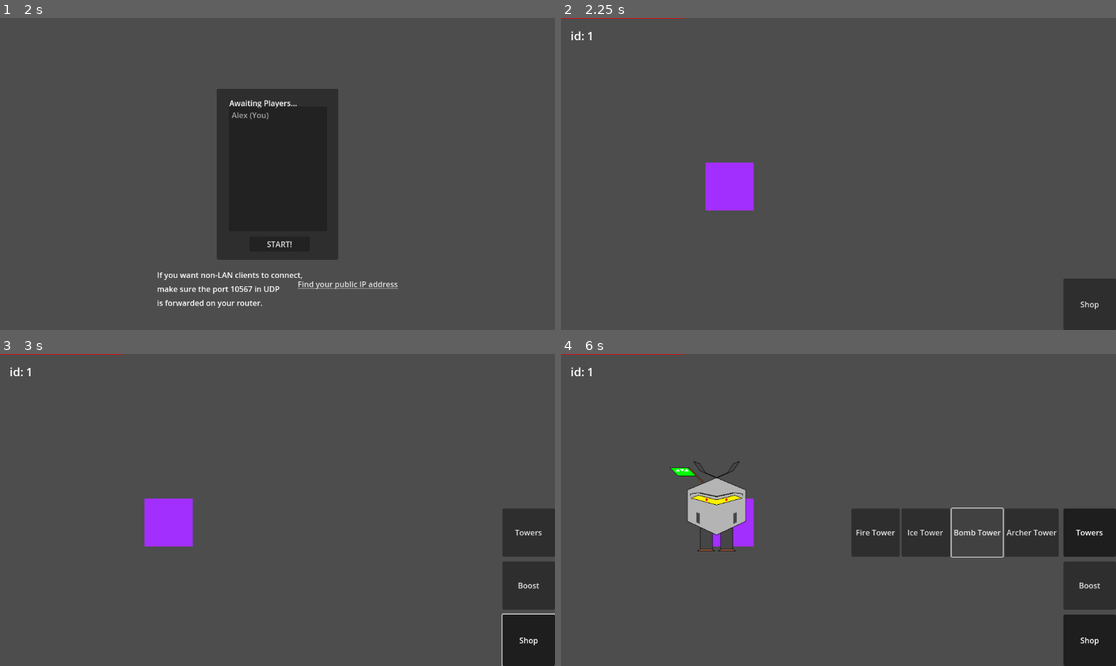
Above: before the commit, frames 1-4 (two rows, left to right).
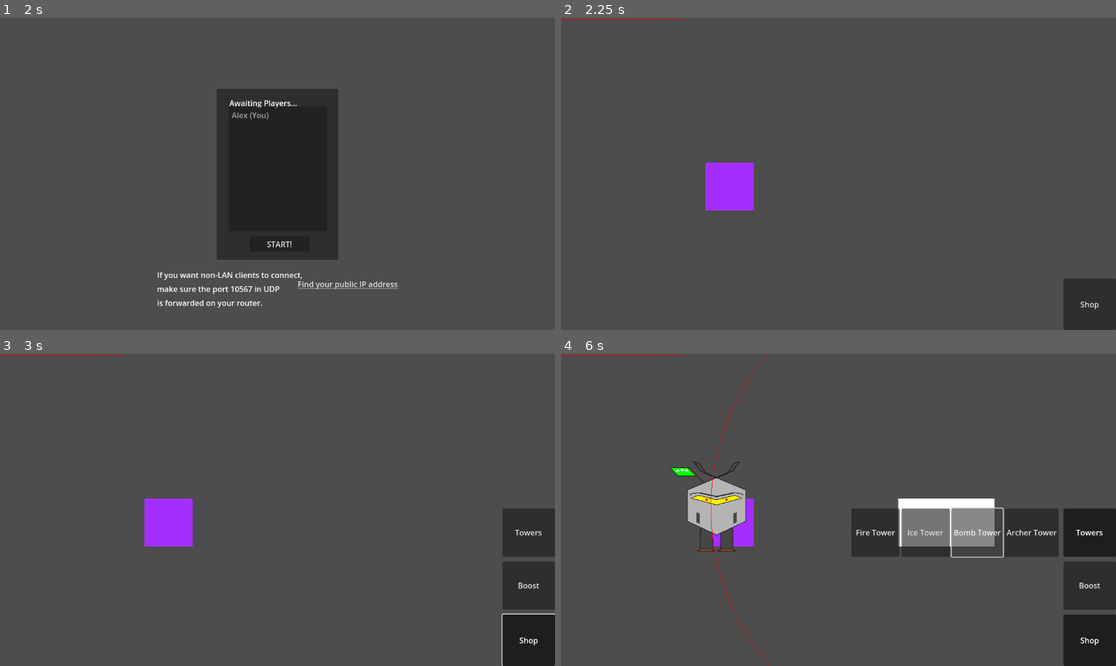
Above: after the commit, the same moments.

Repository: m-conti/melonjam2023
Game: Godot game, scene res://game.tscn
The game is run twice, just before and just after one commit, with the same random seed, the same clock (stepped at 60 frames per second) and the same inputs.
Inputs (mouse positions are in pixels of both pictures, inside the frame that each line leads up to):
- Up to frame 1 (2 s): click (255, 155) at 0.52 s; type "Alex" at 0.6 s; click "Host" at 1.25 s
- Up to frame 2 (2.25 s): click "START!" at 2 s
- Up to frame 3 (3 s): click "Shop" at 2.75 s
- Up to frame 4 (6 s): click "Towers" at 3.5 s; click "Fire Tower" at 4.25 s; click "Ice Tower" at 5 s; click "Bomb Tower" at 5.75 s

Frame 1 is identical in both runs. In frame 2, less than 0.1% of the frame differs, in the area x 1-6%, y 4-8%; in frame 3, less than 0.1%; in frame 4, 2.8%, in the area x 1-79%, y 0-100%.
Error before the commit: Cannot call method 'instantiate' on a null value. (res://HUD/Buttons/PlaceOnMap.gd:10)

Commit message:
add armored

Diff:
--- a/Enemies/Enemy.gd
+++ b/Enemies/Enemy.gd
@@ -2,7 +2,7 @@
 class_name Enemy
 
 @export var armor: int = 0
-@export var speed: int = 5 # px / s
+@export var speed: int = 10 # px / s
 @export var hp: int = 10
 
 @export var fly: bool = false
--- /dev/null
+++ b/Enemies/Modifiers/Armor/Armor.gd
@@ -0,0 +1,16 @@
+extends Modifier
+class_name ArmorModifier
+
+var armor_mod: int
+
+func _init(enemy: Enemy, duration: float = -1., args: Array = []):
+	armor_mod = args[0]
+	super._init(enemy, duration, args)
+
+
+func apply_modifier(target: Enemy):
+	target.armor += armor_mod
+
+
+func unapply_modifier(target: Enemy):
+	target.armor -= armor_mod
--- a/Enemies/Modifiers/Armored/Armored.tscn
+++ b/Enemies/Modifiers/Armor/Armor.tscn
@@ -1,6 +1,6 @@
 [gd_scene load_steps=2 format=3 uid="uid://b07b5r7tyyf34"]
 
-[ext_resource type="Script" path="res://Enemies/Modifiers/Armored/Armored.gd" id="1_7c3eq"]
+[ext_resource type="Script" path="res://Enemies/Modifiers/Armor/Armor.gd" id="1_7c3eq"]
 
 [node name="Armored" type="Node"]
 script = ExtResource("1_7c3eq")
--- a/Enemies/Modifiers/Armored/Armored.gd
+++ /dev/null
@@ -1,8 +0,0 @@
-extends Modifier
-
-var armor_mod = 5
-var speed_mod = -1
-
-func apply_modifier(target):
-	target.armor += armor_mod
-	target.speed += speed_mod
--- /dev/null
+++ b/HUD/Buttons/ArmoredButton.gd
@@ -0,0 +1,12 @@
+extends ButtonShop
+class_name ArmoredButton
+
+@export var duration: float = 20 # in seconds
+@export var armor_mod: int = 10
+@export var speed_mod: float = 0.9
+
+func _on_pressed():
+	for child in map.get_children():
+		if child is Enemy:
+			ArmorModifier.new(child, duration, [armor_mod])
+			SpeedModifier.new(child, duration, [speed_mod])
--- /dev/null
+++ b/HUD/Buttons/ButtonShop.gd
@@ -0,0 +1,12 @@
+extends Button
+class_name ButtonShop
+
+@onready var map: Map = get_node("../../../../../..")
+
+
+func _on_pressed():
+	pass
+
+
+func _ready():
+	pressed.connect(_on_pressed)
--- a/HUD/Buttons/PlaceOnMap.gd
+++ b/HUD/Buttons/PlaceOnMap.gd
@@ -1,9 +1,8 @@
-extends Button
+extends ButtonShop
 class_name PlaceOnMap
 
 @export var instance: PackedScene
 var ghost: Node2D = null
-@onready var map: Map = get_node("../../../../../..")
 
 
 func _on_pressed():
--- a/HUD/HUD.tscn
+++ b/HUD/HUD.tscn
@@ -1,10 +1,15 @@
-[gd_scene load_steps=12 format=3 uid="uid://dr5tn4o0pbc0o"]
+[gd_scene load_steps=17 format=3 uid="uid://dr5tn4o0pbc0o"]
 
-[ext_resource type="Script" path="res://HUD/HUD.gd" id="1_3yk4g"]
 [ext_resource type="Script" path="res://HUD/Buttons/MenuBar.gd" id="1_vcj4m"]
-[ext_resource type="ButtonGroup" path="res://HUD/Buttons/SubShop.tres" id="2_2hxj8"]
+[ext_resource type="ButtonGroup" uid="uid://pevhaqpsd8fq" path="res://HUD/Buttons/SubShop.tres" id="2_2hxj8"]
 [ext_resource type="Script" path="res://HUD/Buttons/TowerButton.gd" id="3_yfwwx"]
+[ext_resource type="PackedScene" uid="uid://cnkovvaqbfwqo" path="res://Towers/FireTower.tscn" id="4_n7tev"]
+[ext_resource type="PackedScene" uid="uid://cuhygbww0otik" path="res://Towers/IceTower.tscn" id="5_tdlmk"]
+[ext_resource type="PackedScene" uid="uid://cgiry6ketavbj" path="res://Towers/BombTower.tscn" id="6_158jl"]
+[ext_resource type="PackedScene" uid="uid://7pnedj7wsgrh" path="res://Towers/ArcherTower.tscn" id="7_pdln5"]
 [ext_resource type="Script" path="res://HUD/Buttons/SpawnerButton.gd" id="8_ok5js"]
+[ext_resource type="PackedScene" uid="uid://pwltt60ecspc" path="res://Entities/Spawner.tscn" id="9_f0wej"]
+[ext_resource type="Script" path="res://HUD/Buttons/ArmoredButton.gd" id="10_7rkon"]
 
 [sub_resource type="Gradient" id="Gradient_0lmct"]
 colors = PackedColorArray(1, 1, 1, 1, 1, 1, 1, 1)
@@ -26,7 +31,6 @@
 gradient = SubResource("Gradient_kfhv5")
 
 [node name="HUD" type="CanvasLayer"]
-script = ExtResource("1_3yk4g")
 
 [node name="Shop" type="Button" parent="."]
 anchors_preset = 3
@@ -73,6 +77,7 @@
 size_flags_vertical = 3
 text = "Fire Tower"
 script = ExtResource("3_yfwwx")
+instance = ExtResource("4_n7tev")
 
 [node name="Ice Tower" type="Button" parent="Shop/BoxContainer/Towers/BoxContainer"]
 custom_minimum_size = Vector2(100, 2.08165e-12)
@@ -80,6 +85,7 @@
 size_flags_vertical = 3
 text = "Ice Tower"
 script = ExtResource("3_yfwwx")
+instance = ExtResource("5_tdlmk")
 
 [node name="Bomb Tower" type="Button" parent="Shop/BoxContainer/Towers/BoxContainer"]
 custom_minimum_size = Vector2(100, 2.08165e-12)
@@ -87,6 +93,7 @@
 size_flags_vertical = 3
 text = "Bomb Tower"
 script = ExtResource("3_yfwwx")
+instance = ExtResource("6_158jl")
 
 [node name="Archer Tower" type="Button" parent="Shop/BoxContainer/Towers/BoxContainer"]
 custom_minimum_size = Vector2(100, 2.08165e-12)
@@ -94,6 +101,7 @@
 size_flags_vertical = 3
 text = "Archer Tower"
 script = ExtResource("3_yfwwx")
+instance = ExtResource("7_pdln5")
 
 [node name="Boost" type="Button" parent="Shop/BoxContainer"]
 custom_minimum_size = Vector2(2.08165e-12, 100)
@@ -118,6 +126,14 @@
 size_flags_vertical = 3
 text = "Spawner"
 script = ExtResource("8_ok5js")
+instance = ExtResource("9_f0wej")
+
+[node name="Armored" type="Button" parent="Shop/BoxContainer/Boost/BoxContainer"]
+custom_minimum_size = Vector2(100, 2.08165e-12)
+layout_mode = 2
+size_flags_vertical = 3
+text = "Armored"
+script = ExtResource("10_7rkon")
 
 [node name="TextureProgressBar" type="TextureProgressBar" parent="."]
 offset_right = 494.0
@@ -125,22 +141,6 @@
 texture_under = SubResource("GradientTexture1D_dhemu")
 texture_over = SubResource("GradientTexture1D_u4do2")
 texture_progress = SubResource("GradientTexture1D_2fl7i")
-
-[node name="TopLeftContainer" type="MarginContainer" parent="."]
-offset_right = 40.0
-offset_bottom = 40.0
-theme_override_constants/margin_left = 20
-theme_override_constants/margin_top = 20
-theme_override_constants/margin_right = 20
-theme_override_constants/margin_bottom = 20
-
-[node name="UserDetail" type="VBoxContainer" parent="TopLeftContainer"]
-layout_mode = 2
-
-[node name="Name" type="Label" parent="TopLeftContainer/UserDetail"]
-layout_mode = 2
-theme_override_font_sizes/font_size = 24
-text = "Name"
 
 [connection signal="toggled" from="Shop" to="Shop" method="_on_toggled"]
 [connection signal="toggled" from="Shop/BoxContainer/Towers" to="Shop/BoxContainer/Towers" method="_on_toggled"]
@@ -150,3 +150,4 @@
 [connection signal="pressed" from="Shop/BoxContainer/Towers/BoxContainer/Archer Tower" to="Shop/BoxContainer/Towers/BoxContainer/Archer Tower" method="_on_pressed"]
 [connection signal="toggled" from="Shop/BoxContainer/Boost" to="Shop/BoxContainer/Boost" method="_on_toggled"]
 [connection signal="pressed" from="Shop/BoxContainer/Boost/BoxContainer/Spawner" to="Shop/BoxContainer/Boost/BoxContainer/Spawner" method="_on_pressed"]
+[connection signal="pressed" from="Shop/BoxContainer/Boost/BoxContainer/Armored" to="Shop/BoxContainer/Boost/BoxContainer/Armored" method="_on_pressed"]
--- a/Powers/PlaceSpawner.tscn
+++ /dev/null
@@ -1,3 +0,0 @@
-[gd_scene format=3 uid="uid://cu37fjrgfh2e1"]
-
-[node name="PlaceSpawner" type="Node2D"]
